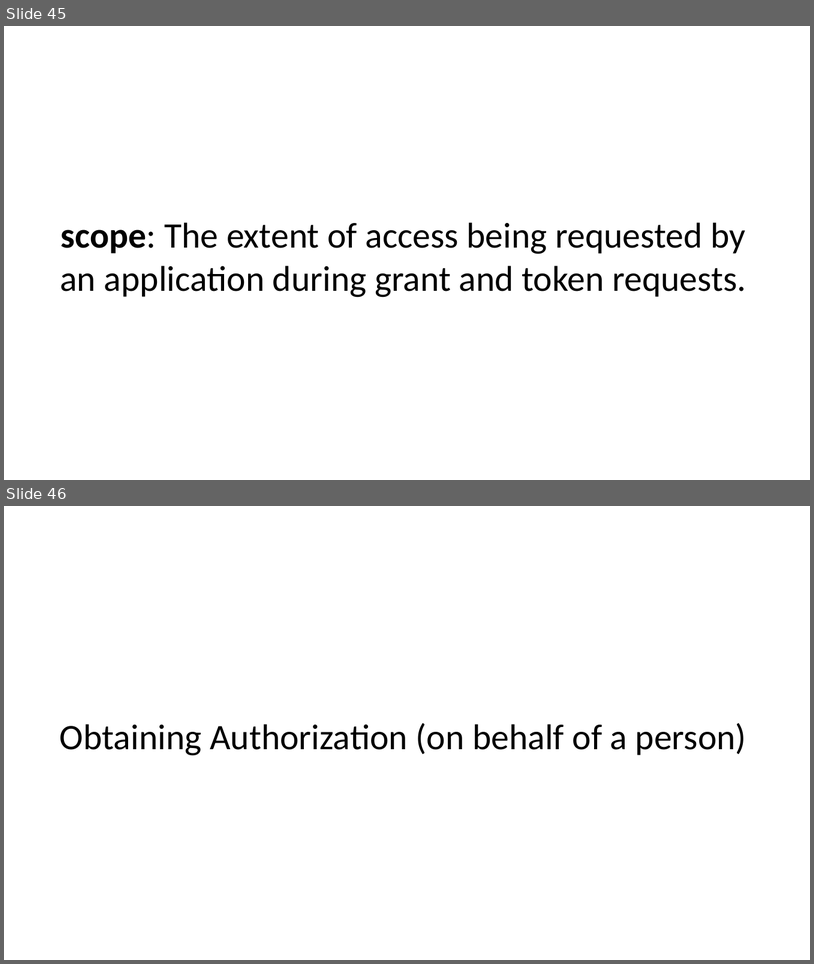
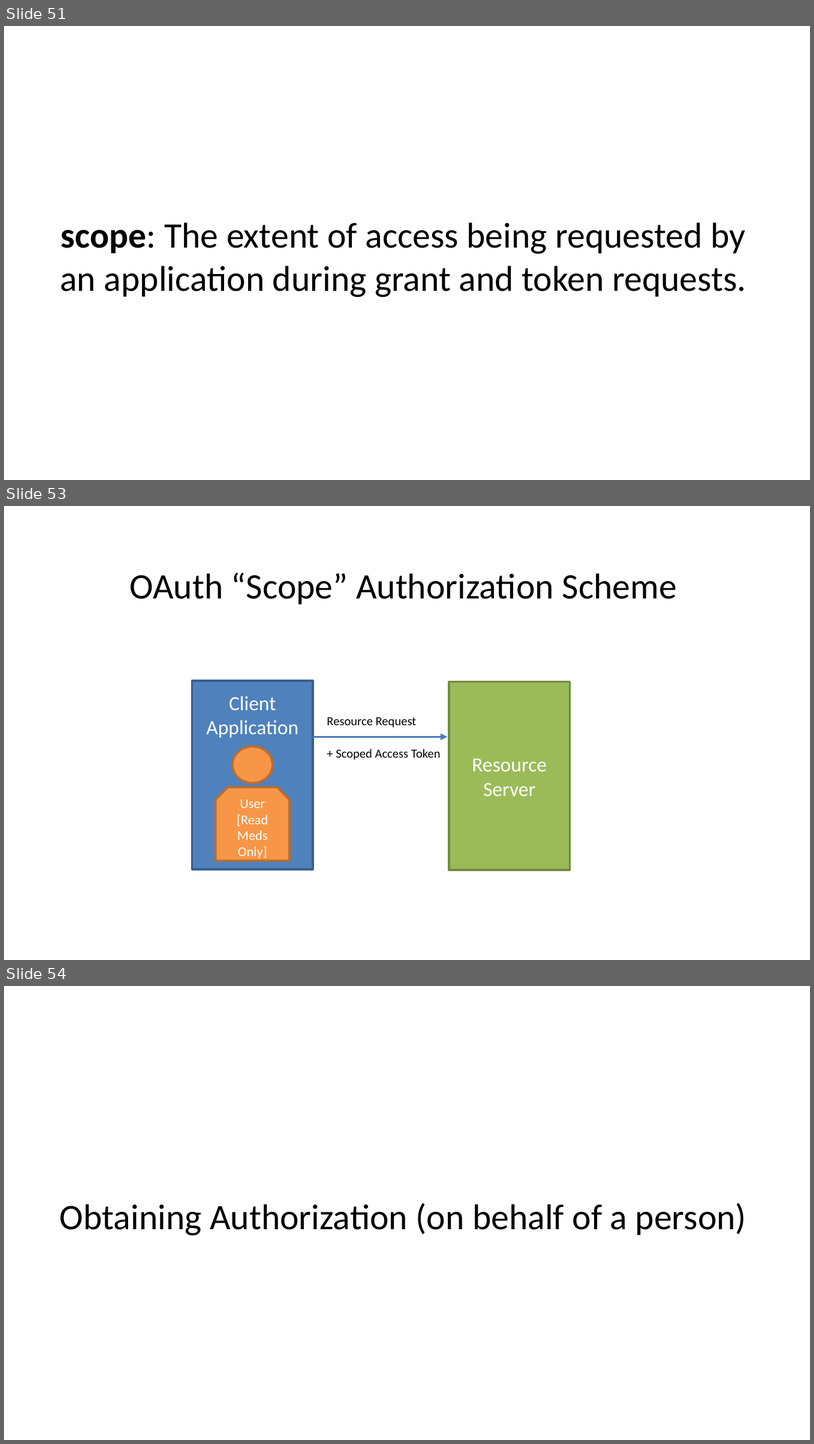
Before and after one commit to cerner/code-learning-lab, a slide deck: smart-authorization-presentation.pptx. Shown one above the other, each under a label of ours: slides 45 and 46 before the commit, slides 51, 53 and 54 after it; the slides between them are not shown. The pictures are 814x964 and 814x1444 pixels, drawn with LibreOffice and Linux fonts; fonts in the diff are those of the drawing. Boxes give left, top, right and bottom in pixels: in the first picture for what was removed or moved away, otherwise in the second. Text is boxed around its words. In the diff, an @@ line names an element or a change of style, - is before the commit and + after.

```diff
--- a/smart-authorization-presentation.pptx
+++ b/smart-authorization-presentation.pptx
@@ slide 53 added at (4,506,810,960), background #FFFFFF @@
@@ text added at (129,573,677,604), 32 pt, text #000000 @@
+OAuth “Scope” Authorization Scheme
@@ rectangle added at (192,681,313,869), fill #4F81BD, outline #3A5F8C 2 pt, 18 pt, text #FFFFFF @@
+Client
+Application
@@ rectangle added at (449,682,570,870), fill #9BBB59, outline #738A42 2 pt, 18 pt, text #FFFFFF @@
+Resource
+Server
@@ text added at (327,717,417,727), 11 pt, text #000000 @@
+Resource Request
@@ arrow added from (313, 736) to (447, 736), #4B7EBC 1.75 pt @@
@@ ellipse added at (232,747,273,783), fill #F79646, outline #B76F34 2 pt @@
@@ text added at (336,748,441,760), 11 pt, text #000000 @@
++ Scoped Access Token
@@ snip same rect added at (215,787,290,860), fill #F79646, outline #B76F34 2 pt, 12 pt, text #FFFFFF @@
+User
+[Read
+Meds
+Only]
@@ what was slide 45 is now slide 51 @@
@@ what was slide 46 is now slide 54 @@
```
Also in this commit, not shown: 4 slides changed, 8 other slides added, 1 slide removed, 1 other file.
